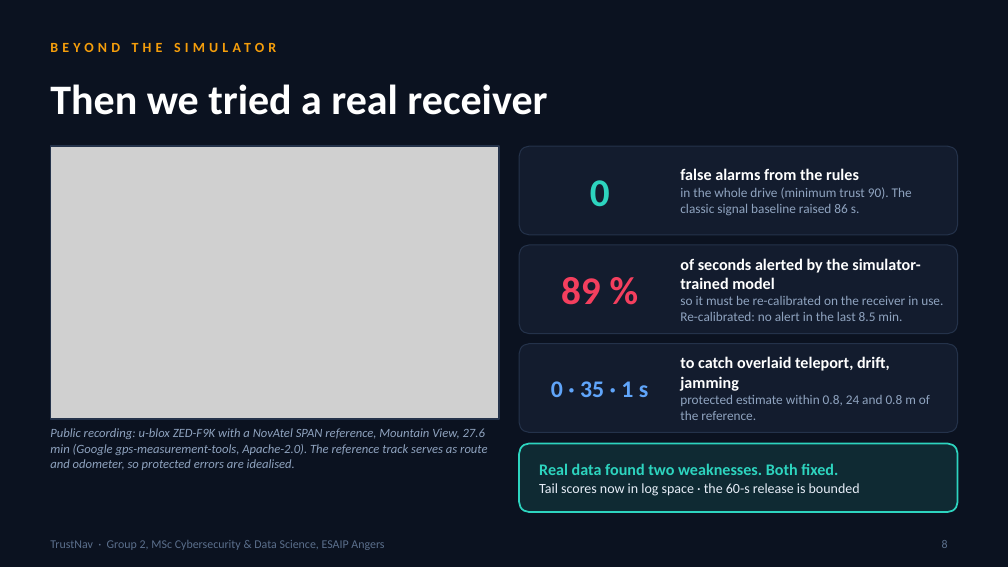
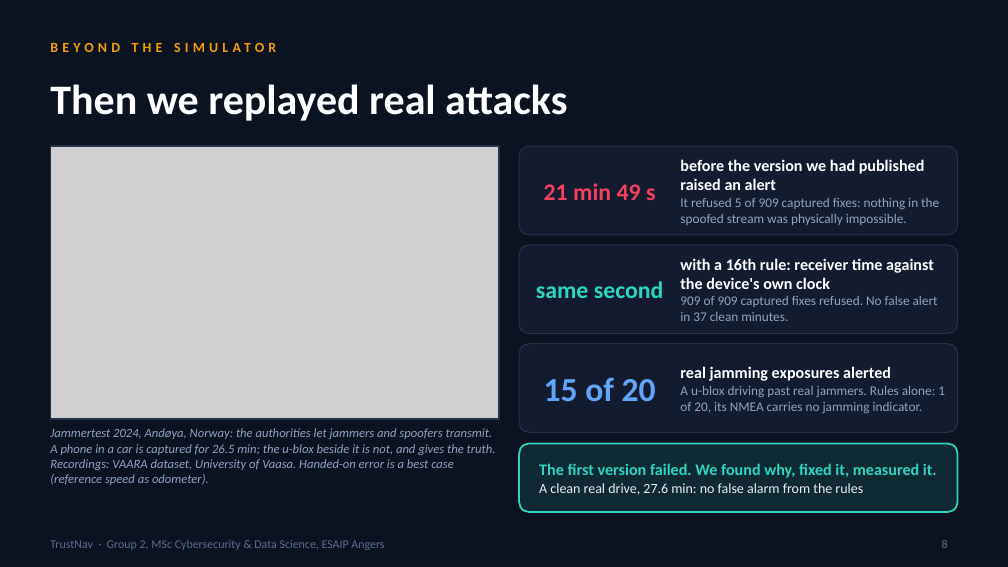
Before and after one commit to domail2karandeshmukh-cyber/trustnav, a slide deck: slide 8 of presentation/TrustNav_oral_deck.pptx. Drawn at 1008x567 pixels with LibreOffice and Linux fonts; fonts in the diff are those of the drawing; grey boxes stand for pictures. Boxes give left, top, right and bottom in pixels: in the first picture for what was removed or moved away, otherwise in the second. Text is boxed around its words. In the diff, an @@ line names an element or a change of style, - is before the commit and + after.

```diff
--- a/presentation/TrustNav_oral_deck.pptx
+++ b/presentation/TrustNav_oral_deck.pptx
@@ title at (50, 84, 567, 121): text changed @@
-Then we tried a real receiver
+Then we replayed real attacks
@@ text at (680, 159, 939, 225): text changed @@
-false alarms from the rules
-in the whole drive (minimum trust 90). The classic signal baseline raised 86 s.
+before the version we had published raised an alert
+It refused 5 of 909 captured fixes: nothing in the spoofed stream was physically impossible.
@@ text at (544, 183, 655, 200): text changed; size 28 to 17 pt; text colour #2DD4BF to #F43F5E @@
-0
+21 min 49 s
@@ text at (680, 258, 938, 321): text changed @@
-of seconds alerted by the simulator-trained model
-so it must be re-calibrated on the receiver in use. Re-calibrated: no alert in the last 8.5 min.
+with a 16th rule: receiver time against the device's own clock
+909 of 909 captured fixes refused. No false alert in 37 clean minutes.
@@ text at (536, 281, 664, 298): text changed; size 28 to 17 pt; text colour #F43F5E to #2DD4BF @@
-89 %
+same second
@@ text at (544, 377, 656, 402): text changed; size 17 to 24 pt @@
-0 · 35 · 1 s
+15 of 20
@@ text at (680, 366, 945, 413): text changed @@
-to catch overlaid teleport, drift, jamming
-protected estimate within 0.8, 24 and 0.8 m of the reference.
+real jamming exposures alerted
+A u-blox driving past real jammers. Rules alone: 1 of 20, its NMEA carries no jamming indicator.
@@ text at (50, 428, 496, 485): text changed @@
-Public recording: u-blox ZED-F9K with a NovAtel SPAN reference, Mountain View, 27.6 min (Google gps-measurement-tools, Apache-2.0). The reference track serves as route and odometer, so protected errors are idealised.
+Jammertest 2024, Andøya, Norway: the authorities let jammers and spoofers transmit. A phone in a car is captured for 26.5 min; the u-blox beside it is not, and gives the truth. Recordings: VAARA dataset, University of Vaasa. Handed-on error is a best case (reference speed as odometer).
@@ text at (539, 463, 937, 495): text changed; size 10 to 11.5 pt; text colour #E6EDF7 to #2DD4BF; bold on @@
-Real data found two weaknesses. Both fixed.
-Tail scores now in log space · the 60-s release is bounded
+The first version failed. We found why, fixed it, measured it.
+A clean real drive, 27.6 min: no false alarm from the rules
```
Also in this commit, not shown: 4 other slides changed, 53 other files.
